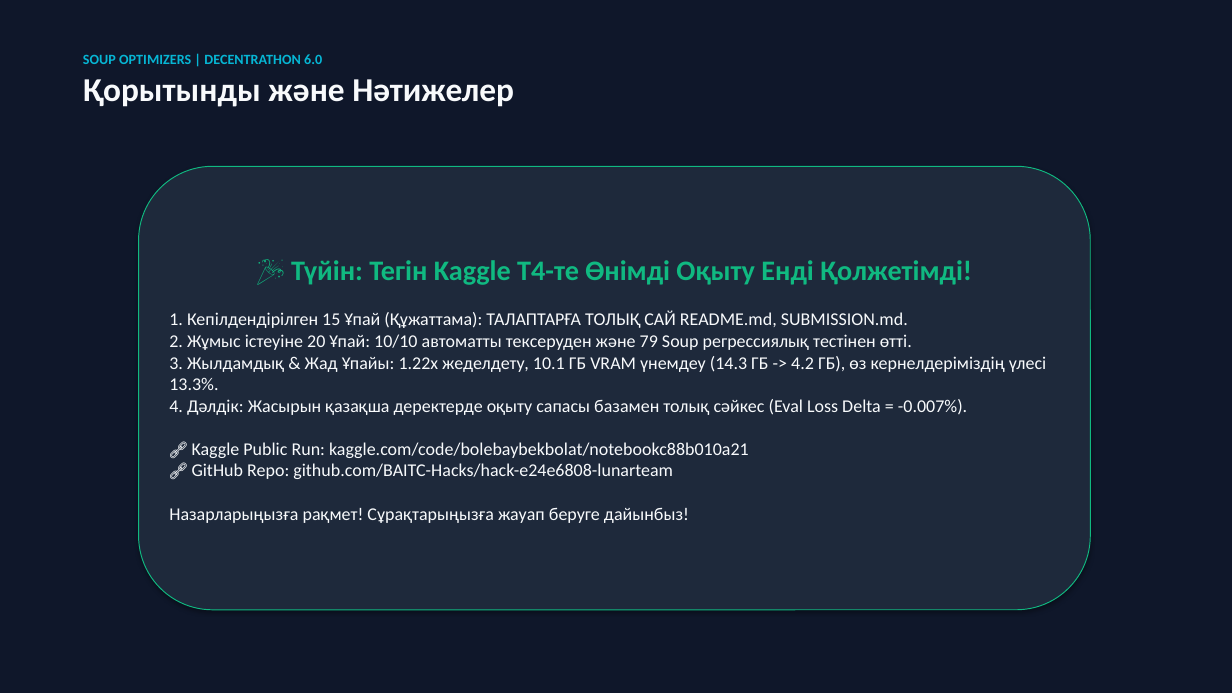
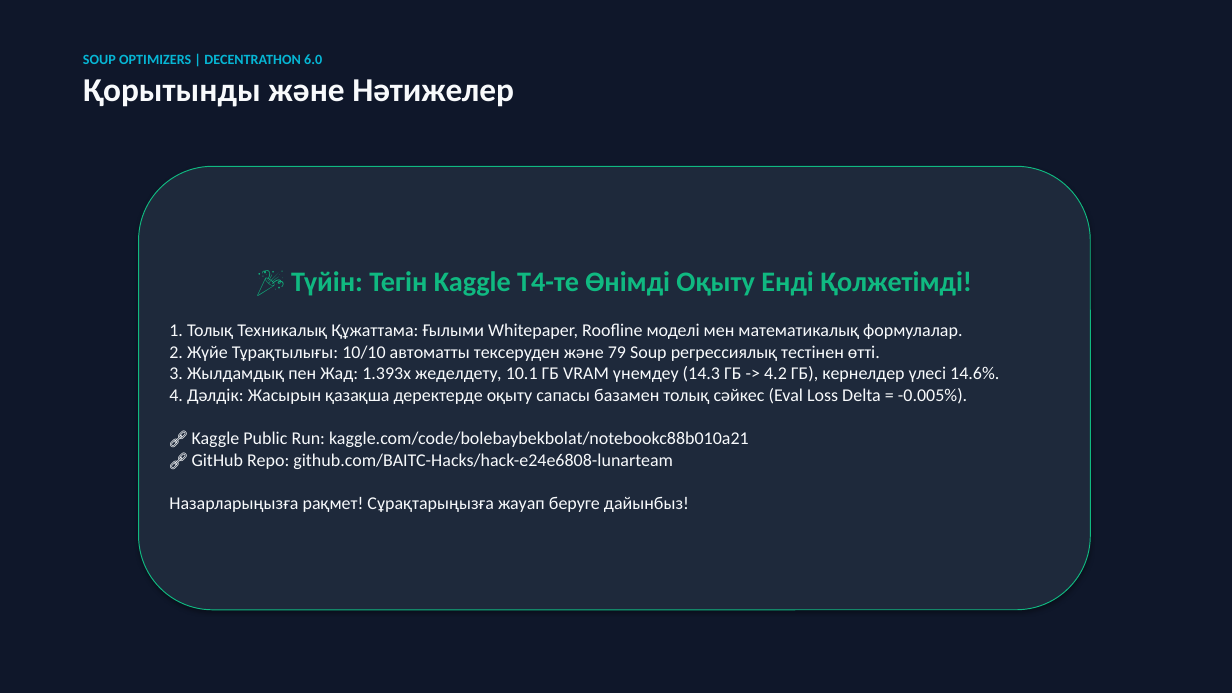
Before and after one commit to ninumaki/SoupLunar, a slide deck: slide 6 of presentation.pptx. Drawn at 1232x693 pixels with LibreOffice and Linux fonts; fonts in the diff are those of the drawing. Boxes give left, top, right and bottom in pixels: in the first picture for what was removed or moved away, otherwise in the second. Text is boxed around its words. In the diff, an @@ line names an element or a change of style, - is before the commit and + after.

Commit message:
docs: finalize professional technical whitepaper, remove point score mentions, focus on pure engineering results

```diff
--- a/presentation.pptx
+++ b/presentation.pptx
@@ text in rounded rectangle at [169, 323, 999, 512]: text changed @@
-1. Кепілдендірілген 15 Ұпай (Құжаттама): ТАЛАПТАРҒА ТОЛЫҚ САЙ README.md, SUBMISSION.md.
-2. Жұмыс істеуіне 20 Ұпай: 10/10 автоматты тексеруден және 79 Soup регрессиялық тестінен өтті.
-3. Жылдамдық & Жад Ұпайы: 1.22x жеделдету, 10.1 ГБ VRAM үнемдеу (14.3 ГБ -> 4.2 ГБ), өз кернелдеріміздің үлесі 13.3%.
-4. Дәлдік: Жасырын қазақша деректерде оқыту сапасы базамен толық сәйкес (Eval Loss Delta = -0.007%).
-🔗 Kaggle Public Run: kaggle.com/code/bolebaybekbolat/notebookc88b010a21
-🔗 GitHub Repo: github.com/BAITC-Hacks/hack-e24e6808-lunarteam
-Назарларыңызға рақмет! Сұрақтарыңызға жауап беруге дайынбыз!
+1. Толық Техникалық Құжаттама: Ғылыми Whitepaper, Roofline моделі мен математикалық формулалар.
+2. Жүйе Тұрақтылығы: 10/10 автоматты тексеруден және 79 Soup регрессиялық тестінен өтті.
+3. Жылдамдық пен Жад: 1.393x жеделдету, 10.1 ГБ VRAM үнемдеу (14.3 ГБ -> 4.2 ГБ), кернелдер үлесі 14.6%.
+4. Дәлдік: Жасырын қазақша деректерде оқыту сапасы базамен толық сәйкес (Eval Loss Delta = -0.005%).
+🔗 Kaggle Public Run: kaggle.com/code/bolebaybekbolat/notebookc88b010a21
+🔗 GitHub Repo: github.com/BAITC-Hacks/hack-e24e6808-lunarteam
+Назарларыңызға рақмет! Сұрақтарыңызға жауап беруге дайынбыз!
```
Also in this commit, not shown: 1 other slide changed, 3 other files.
